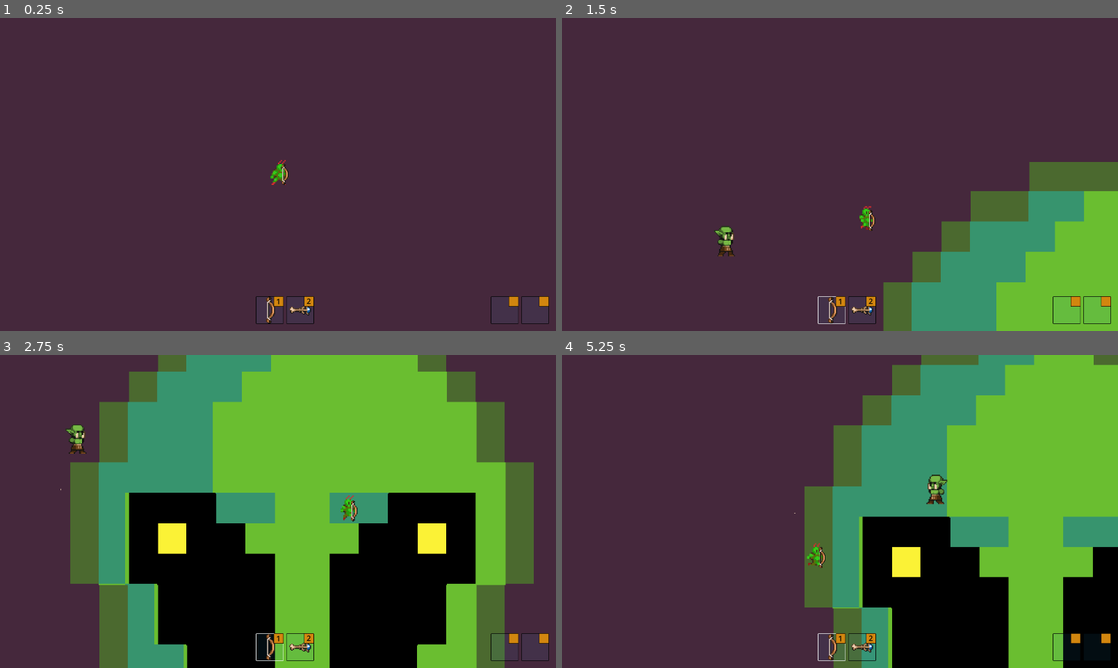
Above: before the commit, frames 1-4 (two rows, left to right).
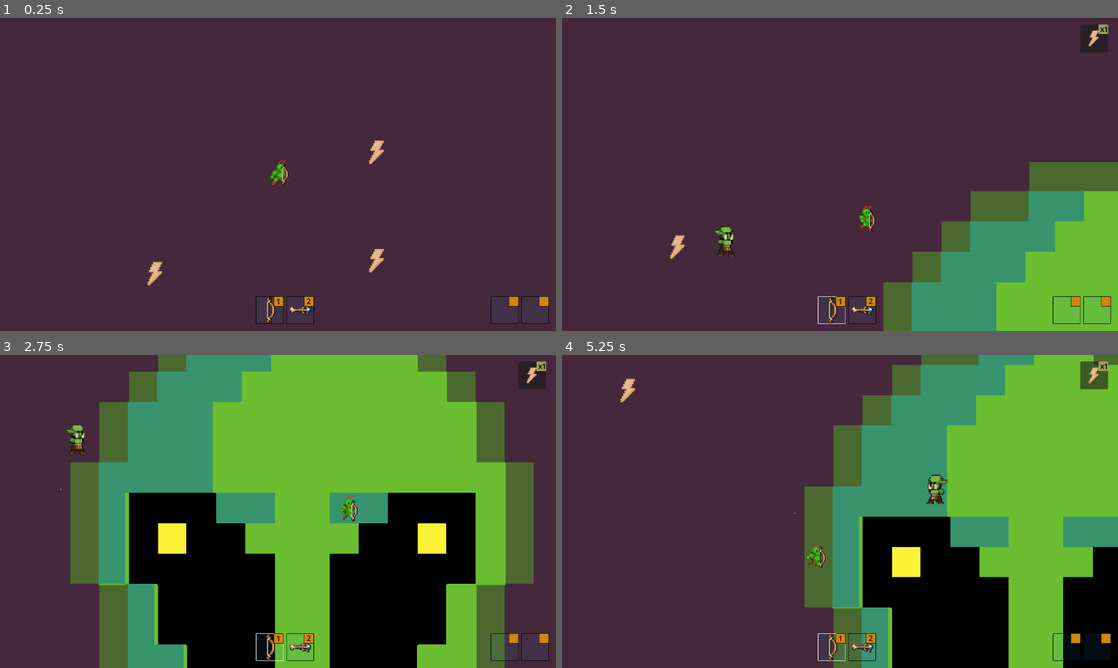
Above: after the commit, the same moments.

Repository: Guilospanck/godot-area25_5
Game: Godot game, scene res://scenes/game.tscn
Same seed, same stepped clock (60 frames per second), same inputs: the game is played once before the commit and once after it.
Inputs (mouse positions are in pixels of both pictures, inside the frame that each line leads up to):
- Up to frame 1 (0.25 s): no input
- Up to frame 2 (1.5 s): tap Enter at 0.5 s; move the mouse to (962, 158) at 0.52 s; hold D (right) 0.53-1.28 s; tap W (top) at 0.6 s; move the mouse to (728, 190) at 1.27 s; hold S (down) from 1.28 s (still down); tap 1 (bow) at 1.35 s
- Up to frame 3 (2.75 s): tap W (top) at 1.55, 2.3 s; move the mouse to (333, 442) at 2.02 s; release S (down) at 2.03 s; hold D (right) from 2.03 s (still down); click (333, 442) at 2.1 s
- Up to frame 4 (5.25 s): move the mouse to (812, 574) at 2.77 s; tap W (top) at 2.85, 3.8, 4.35 s; move the mouse to (1006, 558) at 3.52 s; release D (right) at 3.53 s; hold A (left) 3.53-5.03 s; tap 2 (wand) at 3.6 s; move the mouse to (673, 464) at 4.27 s; move the mouse to (867, 511) at 5.02 s; hold S (down) from 5.03 s (still down); tap 1 (bow) at 5.1 s

The runs differ from the first frame. In frame 1, 0.3% of the frame differs, in the area x 26-69%, y 39-86%; in frame 2, 0.5%; in frame 3, 0.4%; in frame 4, 0.6%, in the area x 10-99%, y 2-16%.

Commit message:
Add items and collide with them

Diff:
--- a/project.godot
+++ b/project.godot
@@ -83,6 +83,7 @@
 2d_physics/layer_2="Enemy"
 2d_physics/layer_3="Ammo"
 2d_physics/layer_4="Walls"
+2d_physics/layer_5="Items"
 
 [rendering]
 
--- /dev/null
+++ b/resources/stats/speed.tres
@@ -0,0 +1,18 @@
+[gd_resource type="Resource" script_class="StatResource" load_steps=3 format=3 uid="uid://d1ehci5guj8nn"]
+
+[ext_resource type="Script" uid="uid://dbmyiq8pr6cfm" path="res://scripts/resources/stats.gd" id="1_sx80r"]
+
+[sub_resource type="CapsuleShape2D" id="CapsuleShape2D_sx80r"]
+radius = 9.0
+height = 18.0
+
+[resource]
+script = ExtResource("1_sx80r")
+name = "Speed"
+position = Vector2(0, 0)
+rotation = 0.0
+scale = Vector2(0, 0)
+texture_path = "res://assets/textures/Items/lightning.png"
+stat = 10
+collision_shape = SubResource("CapsuleShape2D_sx80r")
+metadata/_custom_type_script = "uid://dbmyiq8pr6cfm"
--- a/scenes/game_ui.tscn
+++ b/scenes/game_ui.tscn
@@ -1,6 +1,6 @@
 [gd_scene load_steps=5 format=3 uid="uid://38c60nwfsnd"]
 
-[ext_resource type="Script" uid="uid://ca2rrcymnlsqs" path="res://scripts/game_ui.gd" id="1_rns2u"]
+[ext_resource type="Script" uid="uid://ca2rrcymnlsqs" path="res://scripts/ui/game_ui.gd" id="1_rns2u"]
 [ext_resource type="PackedScene" uid="uid://dq25p740ei5kp" path="res://scenes/slot.tscn" id="1_yubou"]
 [ext_resource type="Texture2D" uid="uid://b67yat5aqk1gp" path="res://assets/textures/Weapon/Bow.png" id="3_u2dgd"]
 [ext_resource type="Texture2D" uid="uid://ty6kvo6lk6a1" path="res://assets/textures/Weapon/Wand.png" id="4_bt76a"]
@@ -66,3 +66,21 @@
 
 [node name="Slot2" parent="PowersContainer/Powers" instance=ExtResource("1_yubou")]
 layout_mode = 2
+
+[node name="StatsContainer" type="MarginContainer" parent="."]
+layout_mode = 1
+anchors_preset = 1
+anchor_left = 1.0
+anchor_right = 1.0
+offset_left = -87.0
+offset_top = 15.0
+offset_right = -23.0
+offset_bottom = 79.0
+grow_horizontal = 0
+theme_override_constants/margin_right = 32
+
+[node name="Stats" type="HBoxContainer" parent="StatsContainer"]
+layout_mode = 2
+size_flags_horizontal = 8
+size_flags_vertical = 4
+theme_override_constants/separation = 70
--- a/scenes/phase1.tscn
+++ b/scenes/phase1.tscn
@@ -1,8 +1,10 @@
-[gd_scene load_steps=6 format=3 uid="uid://c0g3ubgnys07p"]
+[gd_scene load_steps=8 format=3 uid="uid://c0g3ubgnys07p"]
 
 [ext_resource type="Texture2D" uid="uid://dh3s62cb5sma3" path="res://assets/textures/Background/Alien1.png" id="1_p320o"]
 [ext_resource type="PackedScene" uid="uid://6jr7aap0qw1w" path="res://scenes/player.tscn" id="2_ho76x"]
 [ext_resource type="PackedScene" uid="uid://fvuvvumljfyg" path="res://scenes/enemy.tscn" id="3_ho76x"]
+[ext_resource type="PackedScene" uid="uid://xojrcvqbca1k" path="res://scenes/stat.tscn" id="4_lfgii"]
+[ext_resource type="Resource" uid="uid://d1ehci5guj8nn" path="res://resources/stats/speed.tres" id="5_x56qi"]
 
 [sub_resource type="RectangleShape2D" id="RectangleShape2D_ho76x"]
 
@@ -57,3 +59,18 @@
 
 [node name="Enemy" parent="." instance=ExtResource("3_ho76x")]
 position = Vector2(350, 336)
+
+[node name="Stat" parent="." instance=ExtResource("4_lfgii")]
+position = Vector2(326, 140)
+collision_layer = 16
+stat_resource = ExtResource("5_x56qi")
+
+[node name="Stat2" parent="." instance=ExtResource("4_lfgii")]
+position = Vector2(326, 223)
+collision_layer = 16
+stat_resource = ExtResource("5_x56qi")
+
+[node name="Stat3" parent="." instance=ExtResource("4_lfgii")]
+position = Vector2(156, 233)
+collision_layer = 16
+stat_resource = ExtResource("5_x56qi")
--- a/scenes/slot.tscn
+++ b/scenes/slot.tscn
@@ -1,6 +1,6 @@
 [gd_scene load_steps=4 format=3 uid="uid://dq25p740ei5kp"]
 
-[ext_resource type="Script" uid="uid://s1pxbbofgqlh" path="res://scripts/slot.gd" id="1_ic0fu"]
+[ext_resource type="Script" uid="uid://s1pxbbofgqlh" path="res://scripts/ui/slot.gd" id="1_ic0fu"]
 
 [sub_resource type="StyleBoxFlat" id="StyleBoxFlat_vi36s"]
 bg_color = Color(0.172549, 0.639216, 0.909804, 0.0784314)
--- /dev/null
+++ b/scenes/stat.tscn
@@ -0,0 +1,18 @@
+[gd_scene load_steps=4 format=3 uid="uid://xojrcvqbca1k"]
+
+[ext_resource type="Script" uid="uid://xcdmlgf82wn2" path="res://scripts/stat.gd" id="1_1jl2q"]
+[ext_resource type="Texture2D" uid="uid://rjeb1vrb1vqc" path="res://assets/textures/Items/lightning.png" id="3_mdebr"]
+
+[sub_resource type="CapsuleShape2D" id="CapsuleShape2D_sx80r"]
+radius = 9.0
+height = 18.0
+
+[node name="Stat" type="Area2D"]
+script = ExtResource("1_1jl2q")
+
+[node name="Sprite2D" type="Sprite2D" parent="."]
+texture = ExtResource("3_mdebr")
+
+[node name="CollisionShape2D" type="CollisionShape2D" parent="."]
+scale = Vector2(0.562112, 1.03407)
+shape = SubResource("CapsuleShape2D_sx80r")
--- /dev/null
+++ b/scenes/stat_ui.tscn
@@ -0,0 +1,65 @@
+[gd_scene load_steps=3 format=3 uid="uid://telijvygm1mp"]
+
+[ext_resource type="Script" uid="uid://rrl3lur4gycx" path="res://scripts/ui/stat.gd" id="1_tqlgq"]
+
+[sub_resource type="StyleBoxFlat" id="StyleBoxFlat_fd3ns"]
+bg_color = Color(0.589311, 0.630759, 0.336234, 1)
+border_color = Color(0, 0, 0, 1)
+corner_radius_top_left = 2
+corner_radius_top_right = 2
+corner_radius_bottom_right = 2
+corner_radius_bottom_left = 2
+anti_aliasing = false
+
+[node name="Stat" type="Control"]
+layout_mode = 3
+anchors_preset = 15
+anchor_right = 1.0
+anchor_bottom = 1.0
+grow_horizontal = 2
+grow_vertical = 2
+script = ExtResource("1_tqlgq")
+
+[node name="IconPanelContainer" type="PanelContainer" parent="."]
+custom_minimum_size = Vector2(64, 64)
+layout_mode = 1
+anchors_preset = 8
+anchor_left = 0.5
+anchor_top = 0.5
+anchor_right = 0.5
+anchor_bottom = 0.5
+offset_left = -32.0
+offset_top = -32.0
+offset_right = 32.0
+offset_bottom = 32.0
+grow_horizontal = 2
+grow_vertical = 2
+
+[node name="Icon" type="TextureRect" parent="IconPanelContainer"]
+layout_mode = 2
+stretch_mode = 5
+
+[node name="QuantityControl" type="Control" parent="IconPanelContainer"]
+layout_mode = 2
+
+[node name="QuantityPanelContainer" type="PanelContainer" parent="IconPanelContainer/QuantityControl"]
+custom_minimum_size = Vector2(5, 5)
+layout_mode = 1
+anchors_preset = 1
+anchor_left = 1.0
+anchor_right = 1.0
+offset_left = -22.0
+offset_bottom = 22.3333
+grow_horizontal = 0
+size_flags_horizontal = 8
+size_flags_vertical = 0
+theme_override_styles/panel = SubResource("StyleBoxFlat_fd3ns")
+
+[node name="Quantity" type="Label" parent="IconPanelContainer/QuantityControl/QuantityPanelContainer"]
+custom_minimum_size = Vector2(5, 5)
+layout_mode = 2
+size_flags_horizontal = 8
+size_flags_vertical = 0
+theme_override_colors/font_color = Color(0, 0, 0, 1)
+theme_override_font_sizes/font_size = 16
+horizontal_alignment = 2
--- a/scripts/common/constants.gd
+++ b/scripts/common/constants.gd
@@ -9,3 +9,4 @@
 const LAYER_2_ENEMY: int = 2
 const LAYER_3_AMMO: int = 4
 const LAYER_4_WALLS: int = 8
+const LAYER_5_ITEMS: int = 16
--- a/scripts/common/signals.gd
+++ b/scripts/common/signals.gd
@@ -4,3 +4,4 @@
 signal shoot(shooting_position: Vector2, ammo_resource: AmmoResource, direction: Vector2)
 signal is_dead(entity: Node)
 signal weapon_switch(weapon_res: WeaponResource, shortcut: String)
+signal stat_found(stat_res: StatResource)
--- a/scripts/enemy.gd
+++ b/scripts/enemy.gd
@@ -5,7 +5,7 @@
 @onready var hurtbox: HurtboxComponent = $HurtboxComponent
 
 const SPEED: int = 100
-const DAMAGE: int = 50
+const DAMAGE: int = 5
 
 var player: PlayerComponent
 var window_size: Vector2i
--- a/scripts/game_ui.gd
+++ /dev/null
@@ -1,32 +0,0 @@
-extends Control
-
-@onready var weapons: HBoxContainer = $WeaponsContainer/Weapons
-
-# TODO:  Use this for powers
-# var slot: PackedScene = preload("res://scenes/slot.tscn")
-# var current_weapons: Array = []
-# func _on_weapon_switch(weapon_res: WeaponResource, shortcut: String):
-# 	var weapon_name: String = weapon_res.name
-# 	if current_weapons.has(weapon_name):
-# 		return
-#
-# 	var texture = load(weapon_res.texture_path)
-# 	var slot_instance = slot.instantiate()
-# 	weapons.add_child(slot_instance)
-	# slot_instance.texture = texture
-	# slot_instance.shortcut = shortcut
-# 	slot_instance.update_data()
-#
-# 	current_weapons.append(weapon_name)
-
-func _on_weapon_switch(_weapon_res: WeaponResource, shortcut: String):
-	for child in weapons.get_children():
-		var label: Label = child.get_node("CenterContainer/ShortcutPanelContainer/ShortcutLabel")
-		if label.text == shortcut:
-			child.set_active()
-		else:
-			child.set_inactive()
-
-func _ready() -> void:
-	Signals.weapon_switch.connect(_on_weapon_switch)
-	pass
--- /dev/null
+++ b/scripts/resources/stats.gd
@@ -0,0 +1,19 @@
+class_name StatResource
+extends Resource
+
+@export var name: String
+
+@export_category("Stat orientation")
+@export var position: Vector2
+@export var rotation: float
+@export var scale: Vector2
+
+@export_category("Visual settings")
+@export var texture_path: String
+
+@export_category("Metadata")
+# TODO: change
+@export var stat: int
+
+@export_category("Collision")
+@export var collision_shape: Shape2D
--- /dev/null
+++ b/scripts/stat.gd
@@ -0,0 +1,45 @@
+@tool
+
+class_name Stat
+extends Area2D
+
+@export var stat_resource: StatResource:
+	set(value):
+		stat_resource = value
+		# Helper to load the ammo in the editor to visualise
+		if Engine.is_editor_hint():
+			load_stat()
+
+################################ Signals ######################################
+func _on_area2d_body_entered(_body: Node2D):
+	Signals.stat_found.emit(stat_resource)
+	queue_free()
+
+########################################################################
+
+func load_stat():
+	if !stat_resource:
+		return
+
+	var stat_texture: Sprite2D = $Sprite2D
+	var collision_shape: CollisionShape2D = $CollisionShape2D
+
+	print(stat_resource.name)
+	print(stat_resource.texture_path)
+
+	stat_texture.texture = load(stat_resource.texture_path)
+
+	# set the shape of the collision shape
+	collision_shape.shape = stat_resource.collision_shape
+
+func connect_signals():
+	self.connect("body_entered", _on_area2d_body_entered)
+
+
+func set_masks_and_layers():
+	collision_layer = Constants.LAYER_5_ITEMS
+	collision_mask = Constants.LAYER_1_PLAYER
+
+func _ready():
+	set_masks_and_layers()
+	connect_signals()
--- /dev/null
+++ b/scripts/ui/game_ui.gd
@@ -0,0 +1,73 @@
+extends Control
+
+@onready var weapons: HBoxContainer = $WeaponsContainer/Weapons
+@onready var stats: HBoxContainer = $StatsContainer/Stats
+
+var stat: PackedScene = preload("res://scenes/stat_ui.tscn")
+
+# Example of Dictionary type:
+# {
+# 	"speed": {
+# 		"current_count": 1,
+# 		"instance": StatUI
+# 	}
+# }
+var current_stats: Dictionary = {}
+
+# TODO:  Use this for powers
+# var slot: PackedScene = preload("res://scenes/slot.tscn")
+# var current_weapons: Array = []
+# func _on_weapon_switch(weapon_res: WeaponResource, shortcut: String):
+# 	var weapon_name: String = weapon_res.name
+# 	if current_weapons.has(weapon_name):
+# 		return
+#
+# 	var texture = load(weapon_res.texture_path)
+# 	var slot_instance = slot.instantiate()
+# 	weapons.add_child(slot_instance)
+	# slot_instance.texture = texture
+	# slot_instance.shortcut = shortcut
+# 	slot_instance.update_data()
+#
+# 	current_weapons.append(weapon_name)
+
+func _on_weapon_switch(_weapon_res: WeaponResource, shortcut: String):
+	for child in weapons.get_children():
+		var label: Label = child.get_node("CenterContainer/ShortcutPanelContainer/ShortcutLabel")
+		if label.text == shortcut:
+			child.set_active()
+		else:
+			child.set_inactive()
+
+func _on_stat_found(stat_res: StatResource):
+	var stat_name: String = stat_res.name
+	var count: int = 1
+
+	var texture = load(stat_res.texture_path)
+	var quantity = "x" + str(count)
+
+	if current_stats.has(stat_name):
+		var read_only_current = current_stats[stat_name]
+		count = read_only_current["current_count"] + 1
+		quantity = "x" + str(count)
+
+		current_stats[stat_name]["current_count"] = count
+		var instance: StatUI = read_only_current["instance"]
+		instance.update_data(texture, quantity)
+
+		return
+
+	var stat_instance: StatUI = stat.instantiate()
+	stats.add_child(stat_instance)
+
+	current_stats[stat_name] = {
+		"current_count": count,
+		"instance": stat_instance
+	}
+
+	stat_instance.update_data(texture, quantity)
+
+
+func _ready() -> void:
+	Signals.weapon_switch.connect(_on_weapon_switch)
+	Signals.stat_found.connect(_on_stat_found)
--- /dev/null
+++ b/scripts/ui/stat.gd
@@ -0,0 +1,9 @@
+class_name StatUI
+extends Control
+
+func update_data(texture: Texture2D, quantity: String):
+	var texture_rect = $IconPanelContainer/Icon
+	texture_rect.texture = texture
+
+	var quantity_label = $IconPanelContainer/QuantityControl/QuantityPanelContainer/Quantity
+	quantity_label.text = quantity
Not shown, added: scripts/resources/stats.gd.uid
Not shown, added: scripts/stat.gd.uid
Renamed: scripts/game_ui.gd.uid -> scripts/ui/game_ui.gd.uid
Renamed: scripts/slot.gd -> scripts/ui/slot.gd
Renamed: scripts/slot.gd.uid -> scripts/ui/slot.gd.uid
Not shown, added: scripts/ui/stat.gd.uid
